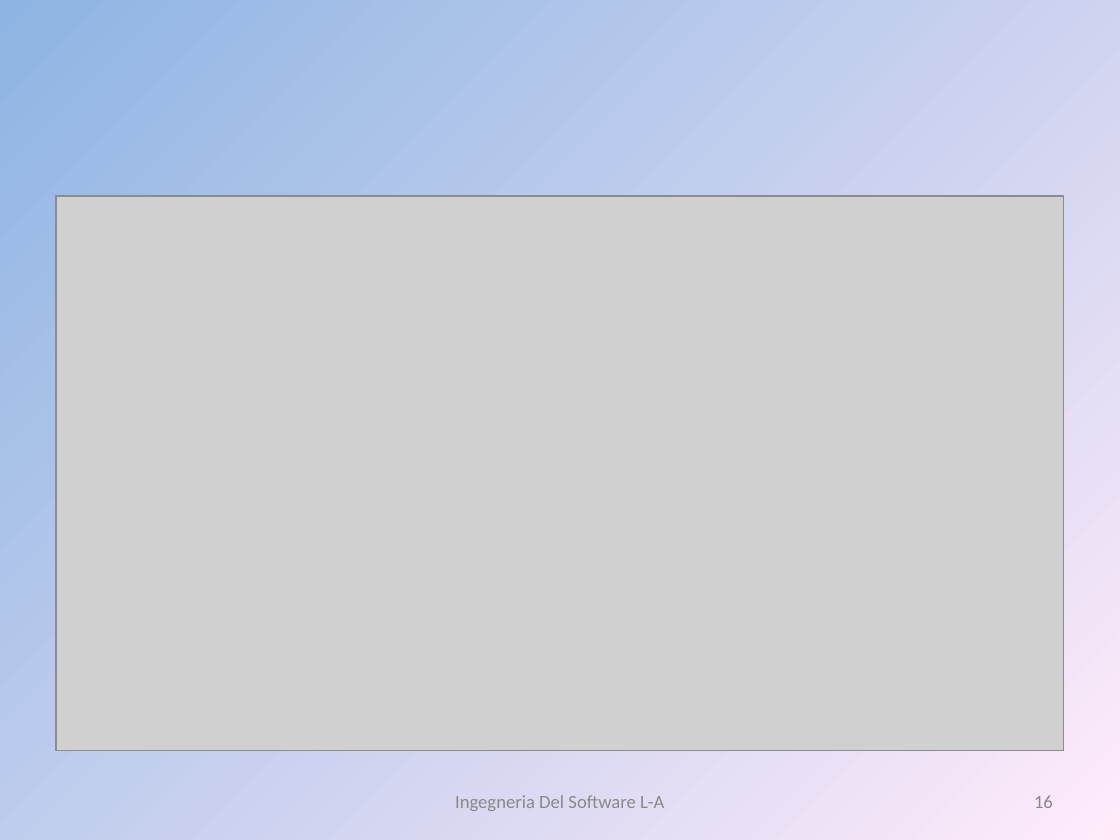
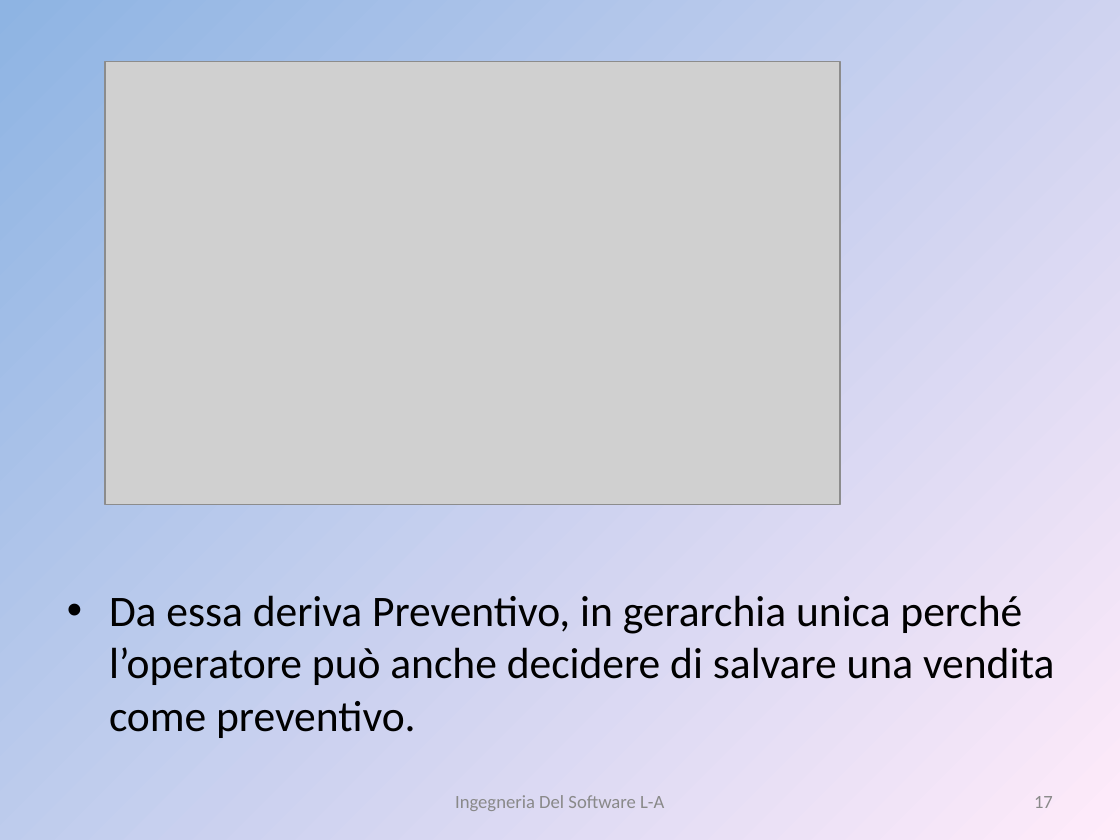
Before and after one commit to liannario/ingsoftbo, a slide deck: slide 17 of ViaggiateSicuri.ppt (slide 16 before the commit). Drawn at 1120x840 pixels with LibreOffice and Linux fonts; fonts in the diff are those of the drawing; grey boxes stand for pictures. Boxes give left, top, right and bottom in pixels: in the first picture for what was removed or moved away, otherwise in the second. Text is boxed around its words. In the diff, an @@ line names an element or a change of style, - is before the commit and + after.

```diff
--- a/ViaggiateSicuri.ppt
+++ b/ViaggiateSicuri.ppt
@@ picture added at (105,62,840,505) @@
@@ picture removed at (56,196,1064,750) @@
@@ text added at (109,595,1054,738), 28 pt, text #000000 @@
+• Da essa deriva Preventivo, in gerarchia unica perché l’operatore può anche decidere di salvare una vendita come preventivo.
@@ page number at (1034,796,1053,808): text changed @@
-16
+17
```
Also in this commit, not shown: 6 slides added.
